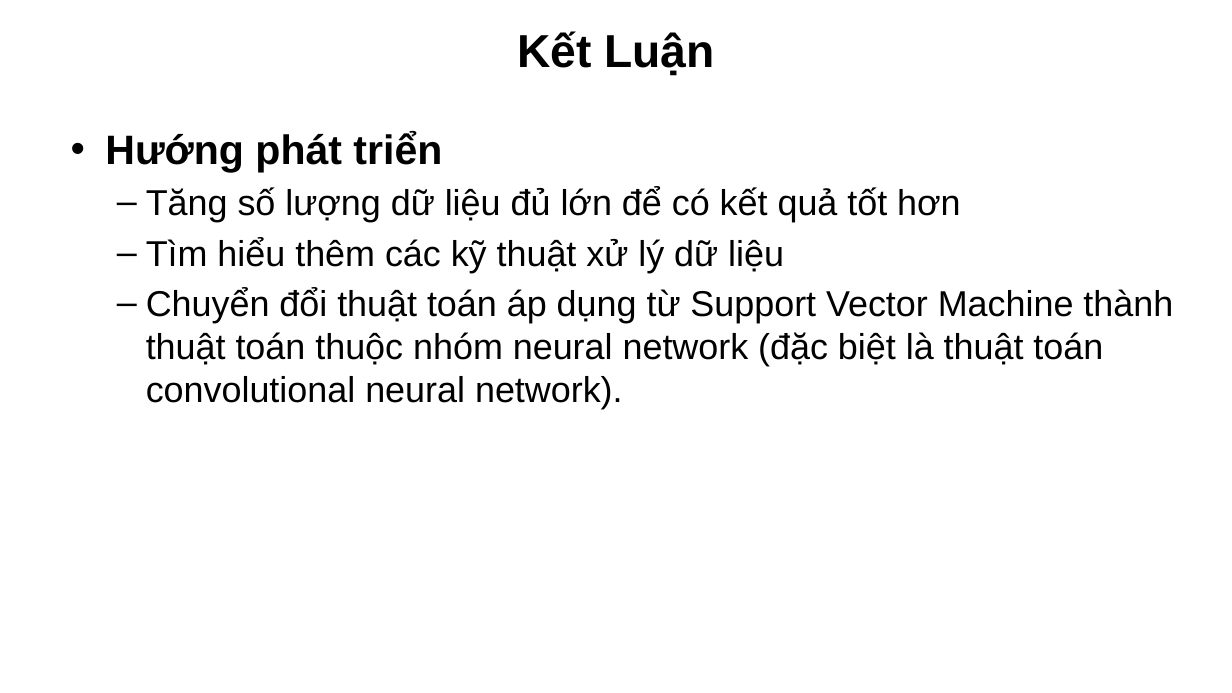
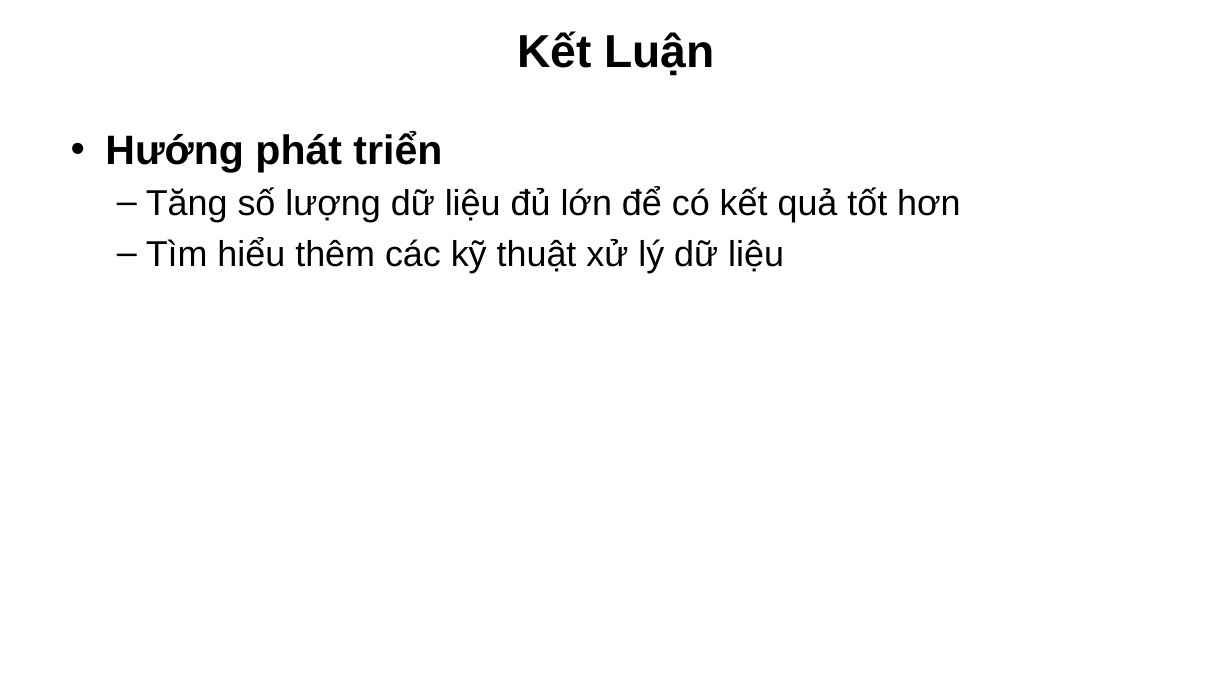
Before and after one commit to devalone2412/TLCN_DA3_MLearning, a slide deck: slide 21 of Machine Learning.pptx (slide 23 before the commit). Drawn at 1232x693 pixels with LibreOffice and Linux fonts; fonts in the diff are those of the drawing; background and template pictures are left out. Boxes give left, top, right and bottom in pixels: in the first picture for what was removed or moved away, otherwise in the second. Text is boxed around its words. In the diff, an @@ line names an element or a change of style, - is before the commit and + after.

```diff
--- a/Machine Learning.pptx
+++ b/Machine Learning.pptx
@@ text at box(146, 288, 1173, 409): paragraph removed @@
-  – Chuyển đổi thuật toán áp dụng từ Support Vector Machine thành thuật toán thuộc nhóm neural network (đặc biệt là thuật toán convolutional neural network).
```
Also in this commit, not shown: 13 other slides changed, 1 slide added, 3 slides removed.
